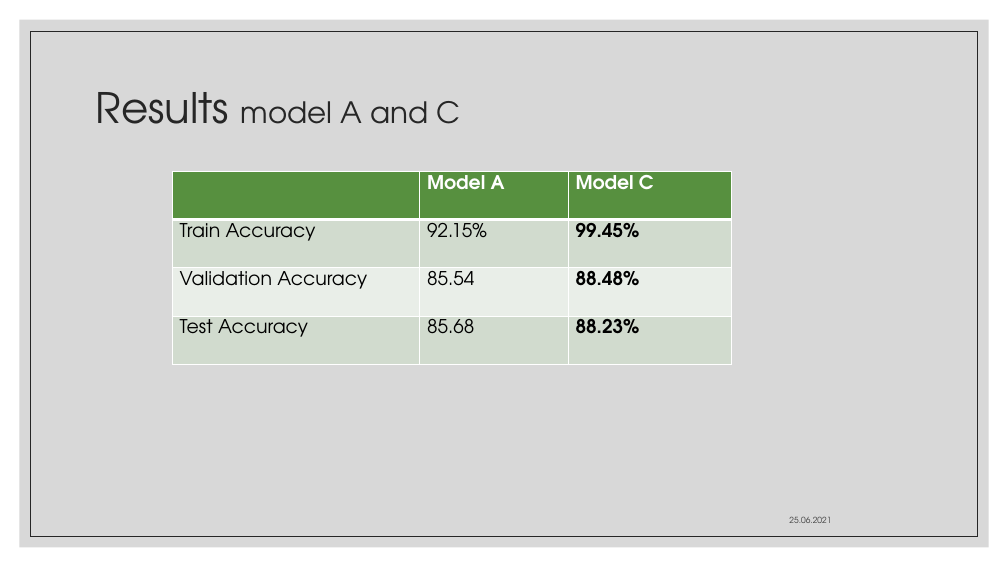
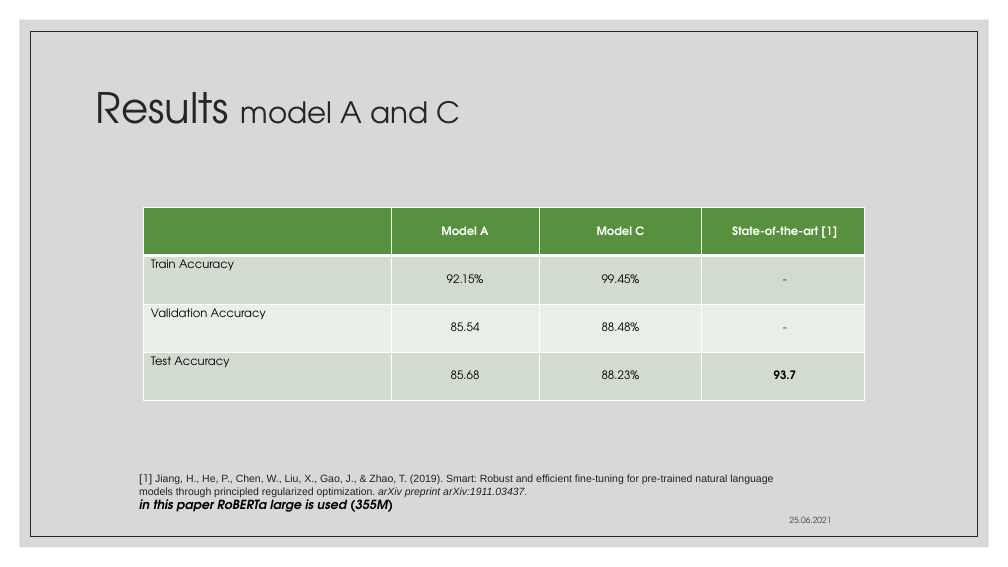
Before and after one commit to YamenHabib/Natural-Language-Inference-NLI-, a slide deck: slide 7 of Presention.pptx. Drawn at 1008x567 pixels with LibreOffice and Linux fonts; fonts in the diff are those of the drawing. Boxes give left, top, right and bottom in pixels: in the first picture for what was removed or moved away, otherwise in the second. Text is boxed around its words. In the diff, an @@ line names an element or a change of style, - is before the commit and + after.

Commit message:
Update presentation

```diff
--- a/Presention.pptx
+++ b/Presention.pptx
@@ table at [144, 207, 865, 400] @@
+column 4: State-of-the-art [1] | - | - | 93.7
@@ table: place and size @@
-table at [172, 172, 732, 364]
+table at [144, 207, 865, 400]
@@ text added at [139, 474, 773, 512], 10 pt, text #222222 @@
+[1] Jiang, H., He, P., Chen, W., Liu, X., Gao, J., & Zhao, T. (2019). Smart: Robust and efficient fine-tuning for pre-trained natural language models through principled regularized optimization. arXiv preprint arXiv:1911.03437.
+in this paper RoBERTa large is used (355M)
```
Also in this commit, not shown: 2 other slides changed.
